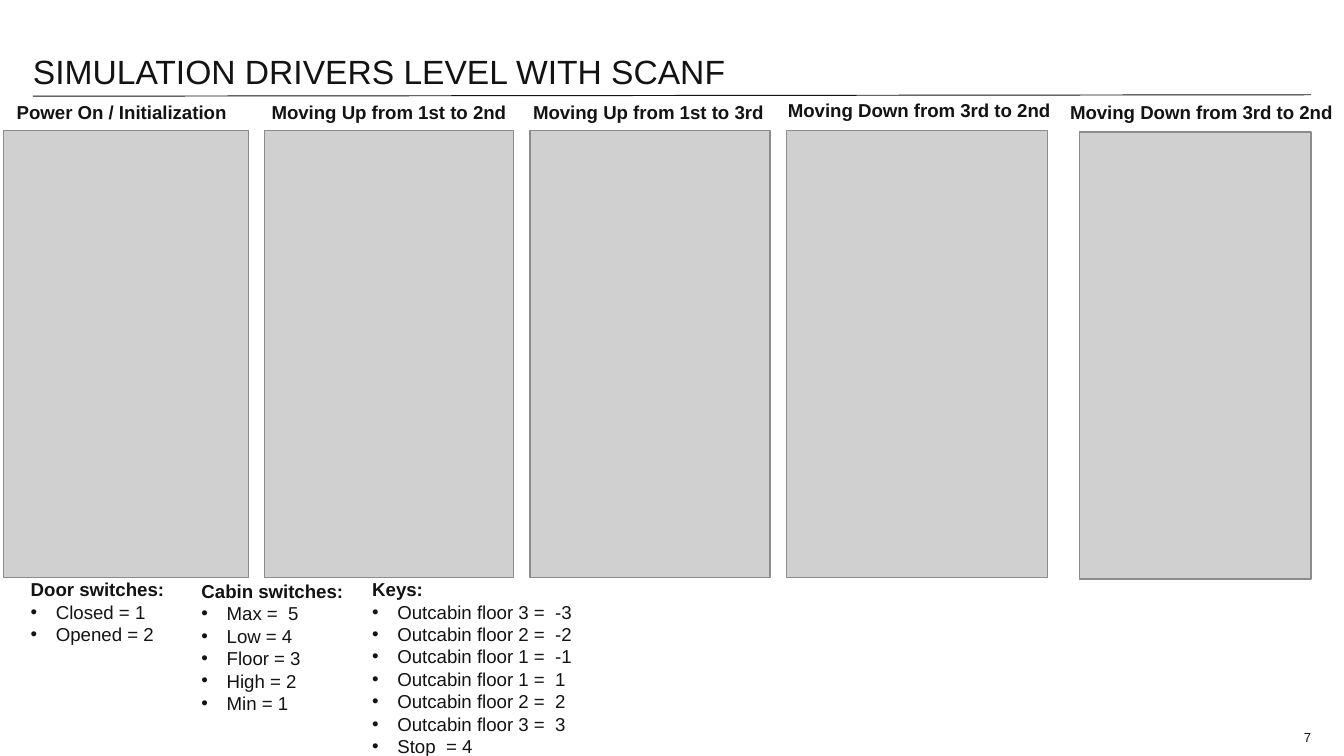
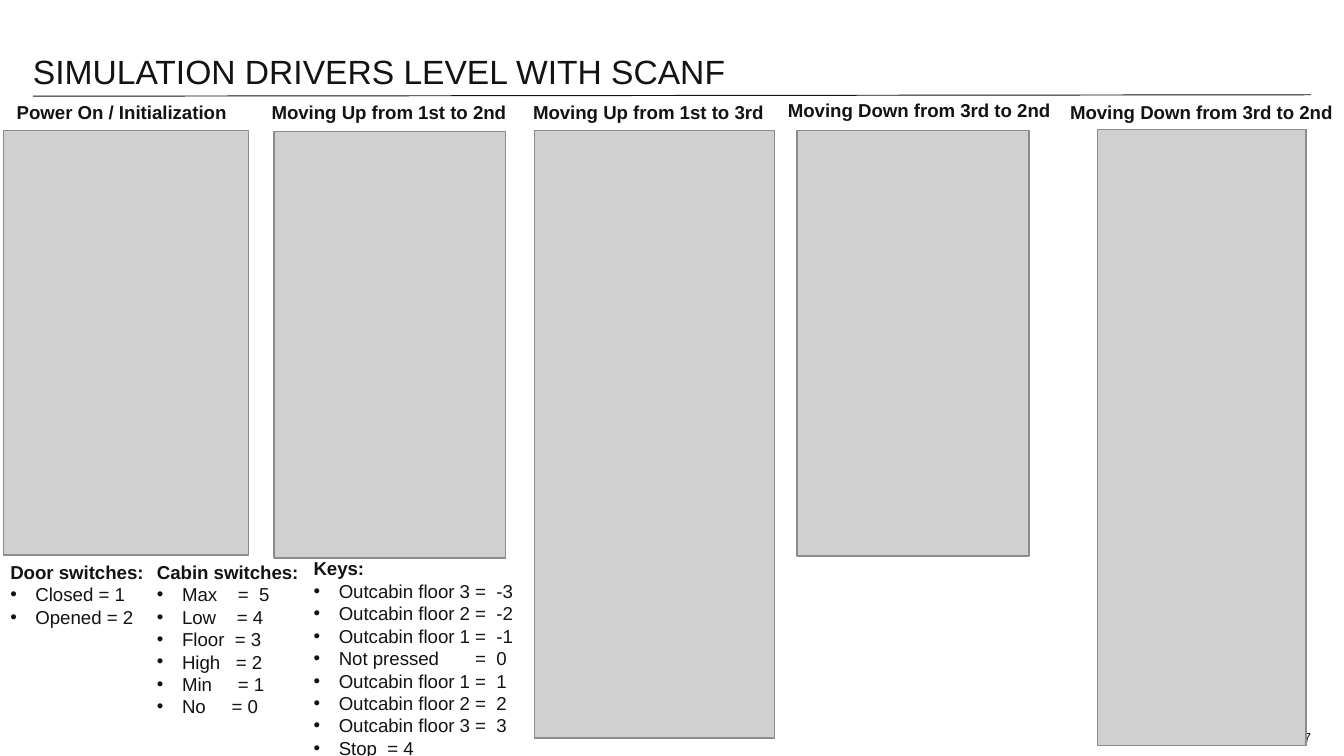
Before and after one commit to OleksandrIvanov88/EmbeddedProCamp, a slide deck: slide 7 of ElevatorControl/Elevator presentation.pptx. Drawn at 1344x756 pixels with LibreOffice and Linux fonts; fonts in the diff are those of the drawing; grey boxes stand for pictures. Boxes give left, top, right and bottom in pixels: in the first picture for what was removed or moved away, otherwise in the second. Text is boxed around its words. In the diff, an @@ line names an element or a change of style, - is before the commit and + after.

Commit message:
version 1.1 STOP button added to logic

```diff
--- a/ElevatorControl/Elevator presentation.pptx
+++ b/ElevatorControl/Elevator presentation.pptx
@@ picture: place and size @@
-picture at box(4, 130, 249, 578)
+picture at box(4, 130, 249, 555)
@@ picture: place and size @@
-picture at box(265, 130, 513, 578)
+picture at box(274, 132, 505, 559)
@@ picture: place and size @@
-picture at box(530, 130, 770, 578)
+picture at box(535, 130, 775, 738)
@@ picture: place and size @@
-picture at box(786, 130, 1048, 578)
+picture at box(797, 130, 1030, 556)
@@ picture: place and size @@
-picture at box(1079, 132, 1310, 579)
+picture at box(1098, 130, 1306, 746)
@@ text "Door switches:" rewrapped from box(31, 582, 164, 645) to box(10, 565, 299, 628) @@
@@ text "Cabin switches:": place and size @@
-text "Cabin switches:" at box(201, 584, 343, 710)
+text "Cabin switches:" at box(157, 565, 269, 713)
@@ text "Keys:": place and size @@
-text "Keys:" at box(372, 583, 572, 756)
+text "Keys:" at box(314, 562, 513, 756)
@@ text at box(339, 651, 506, 669): paragraph added @@
+• Not pressed = 0
@@ text at box(182, 700, 258, 713): paragraph added @@
+• No = 0
```
Also in this commit, not shown: 1 other slide changed, 1 slide added, 3 other files.
